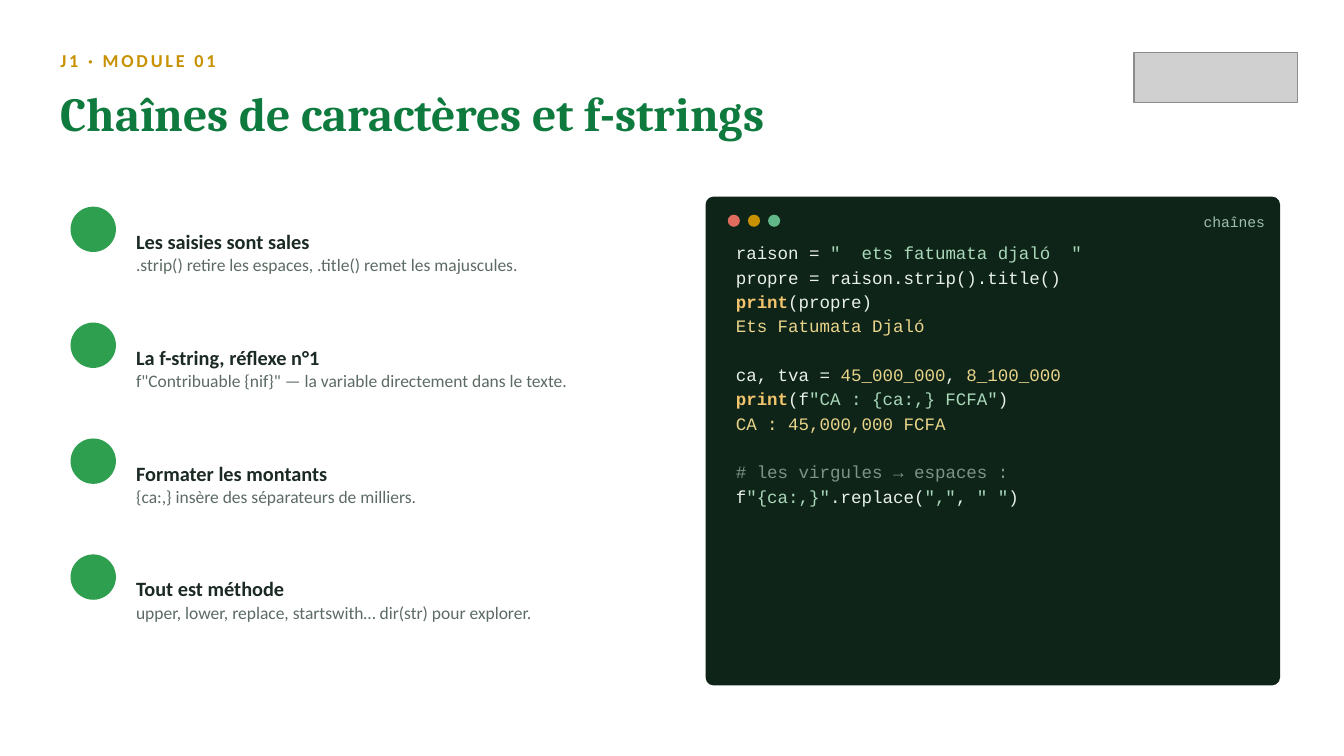
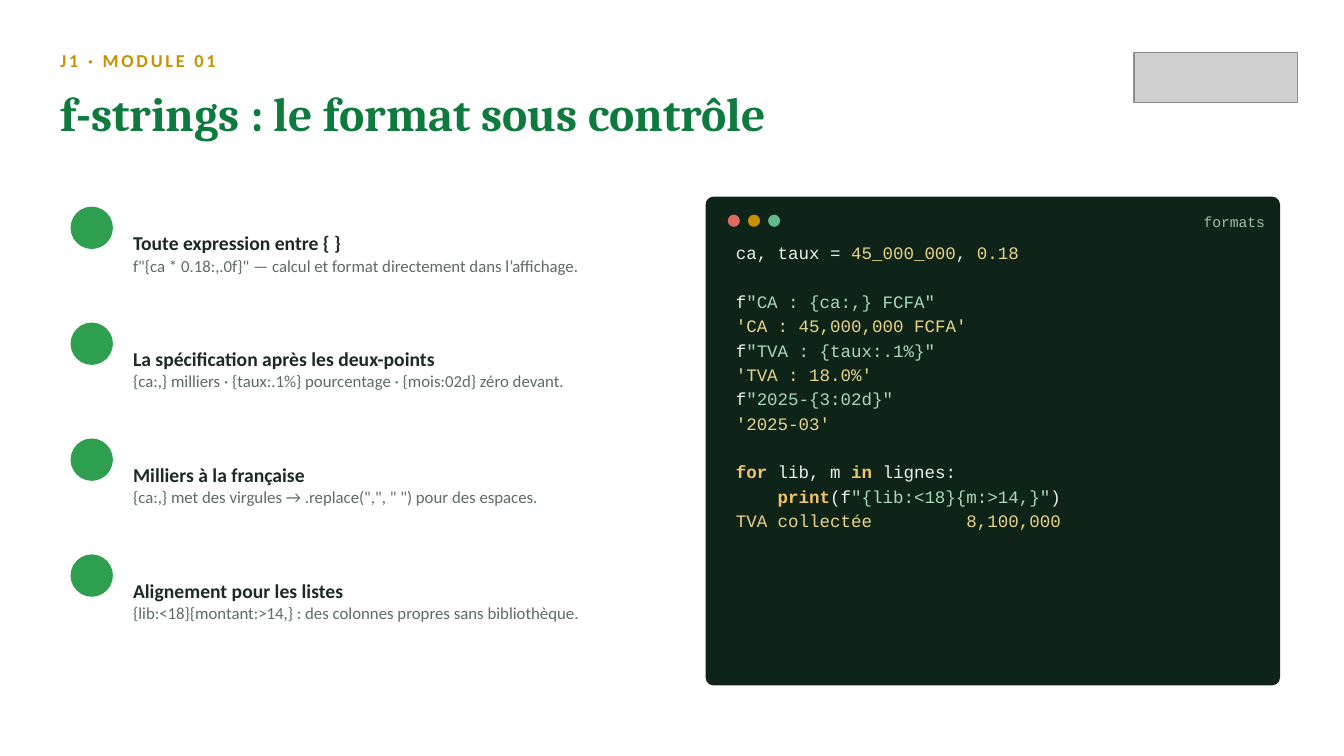
Before and after one commit to sogui/formation-python, a slide deck: slide 8 of slides/sources/J1-fondamentaux.pptx (slide 5 before the commit). Drawn at 1344x756 pixels with LibreOffice and Linux fonts; fonts in the diff are those of the drawing; grey boxes stand for pictures; background and template pictures are left out. Boxes give left, top, right and bottom in pixels: in the first picture for what was removed or moved away, otherwise in the second. Text is boxed around its words. In the diff, an @@ line names an element or a change of style, - is before the commit and + after.

Commit message:
Slides enrichies : niveau intermédiaire, ~14-15 diapos par journée
- J1 : REPL/débogage, pièges du float pour les montants, round bancaire,
  f-strings détaillées, truthiness, enumerate/zip, while, compréhensions
- J2 : *args/**kwargs, portée LEGB et défaut mutable, lambda/key=,
  slicing et copie, Counter/defaultdict, tableau de choix des structures
- J3 : pathlib complet (glob), DictWriter et newline, options JSON,
  hiérarchie des exceptions, else/finally, exceptions métier, uv détaillé
- J4 : dataclass avancé (frozen, __post_init__, field), loc/iloc et
  SettingWithCopyWarning, to_datetime/.dt, agg nommés, merge validé
- J5 : argparse détaillé, logging, vectorisation, anatomie d'un script,
  checklist qualité avant de rendre

```diff
--- a/slides/sources/J1-fondamentaux.pptx
+++ b/slides/sources/J1-fondamentaux.pptx
@@ text at (60,97,766,142): text changed @@
-Chaînes de caractères et f-strings
+f-strings : le format sous contrôle
@@ text at (133,236,578,275): text changed; size 12.5 to 12 pt @@
-Les saisies sont sales
-.strip() retire les espaces, .title() remet les majuscules.
+Toute expression entre { }
+f"{ca * 0.18:,.0f}" — calcul et format directement dans l’affichage.
@@ text at (1204,216,1265,227): text changed @@
-chaînes
+formats
@@ text at (736,247,1061,530): text changed; text colour #E8F0EA to #E8D48A @@
-raison = " ets fatumata djaló "
-propre = raison.strip().title()
-print(propre)
-Ets Fatumata Djaló
-ca, tva = 45_000_000, 8_100_000
-print(f"CA : {ca:,} FCFA")
-CA : 45,000,000 FCFA
-# les virgules → espaces :
-f"{ca:,}".replace(",", " ")
+ca, taux = 45_000_000, 0.18
+f"CA : {ca:,} FCFA"
+'CA : 45,000,000 FCFA'
+f"TVA : {taux:.1%}"
+'TVA : 18.0%'
+f"2025-{3:02d}"
+'2025-03'
+for lib, m in lignes:
+print(f"{lib:<18}{m:>14,}")
+TVA collectée 8,100,000
@@ text at (133,352,564,390): text changed; size 12.5 to 12 pt @@
-La f-string, réflexe n°1
-f"Contribuable {nif}" — la variable directement dans le texte.
+La spécification après les deux-points
+{ca:,} milliers · {taux:.1%} pourcentage · {mois:02d} zéro devant.
@@ text at (133,468,538,506): text changed; size 12.5 to 12 pt @@
-Formater les montants
-{ca:,} insère des séparateurs de milliers.
+Milliers à la française
+{ca:,} met des virgules → .replace(",", " ") pour des espaces.
@@ text at (133,584,579,622): text changed; size 12.5 to 12 pt @@
-Tout est méthode
-upper, lower, replace, startswith… dir(str) pour explorer.
+Alignement pour les listes
+{lib:<18}{montant:>14,} : des colonnes propres sans bibliothèque.
```
Also in this commit, not shown: 6 other slides changed, 7 slides added, 2 slides removed, 9 other files.
